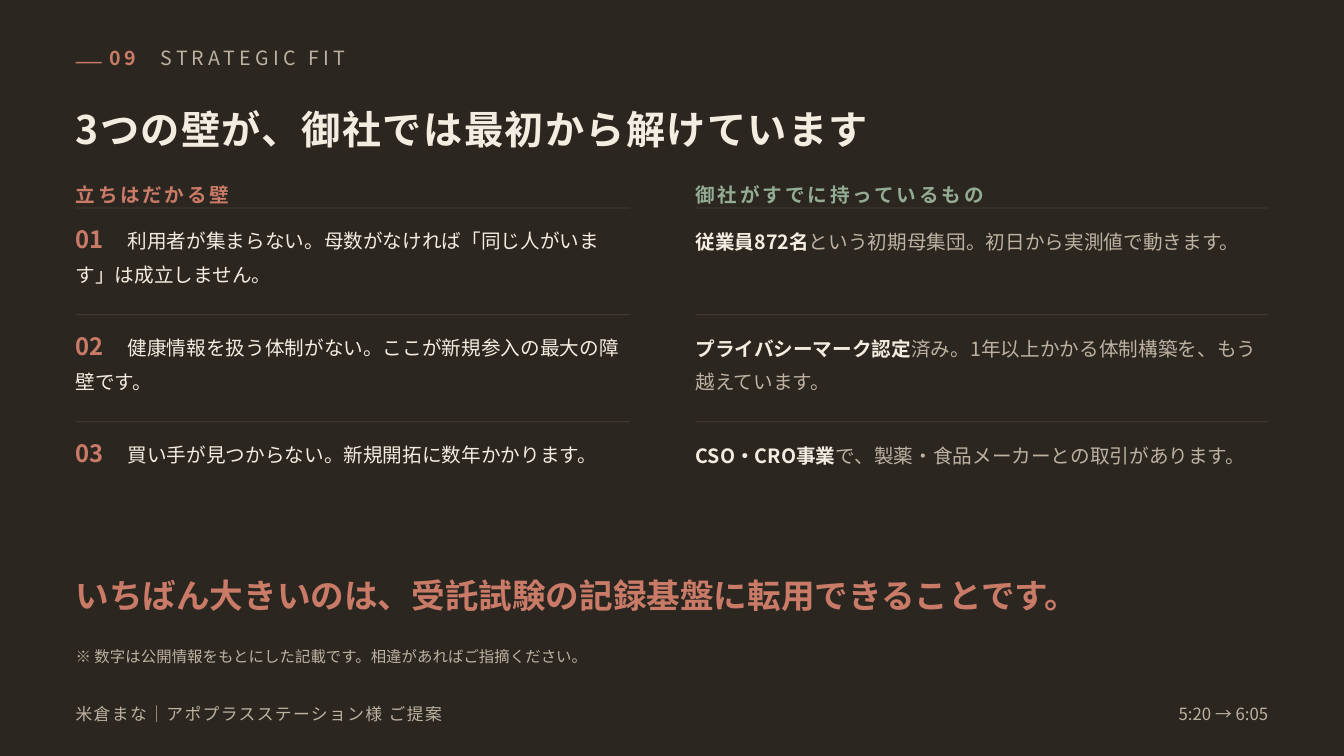
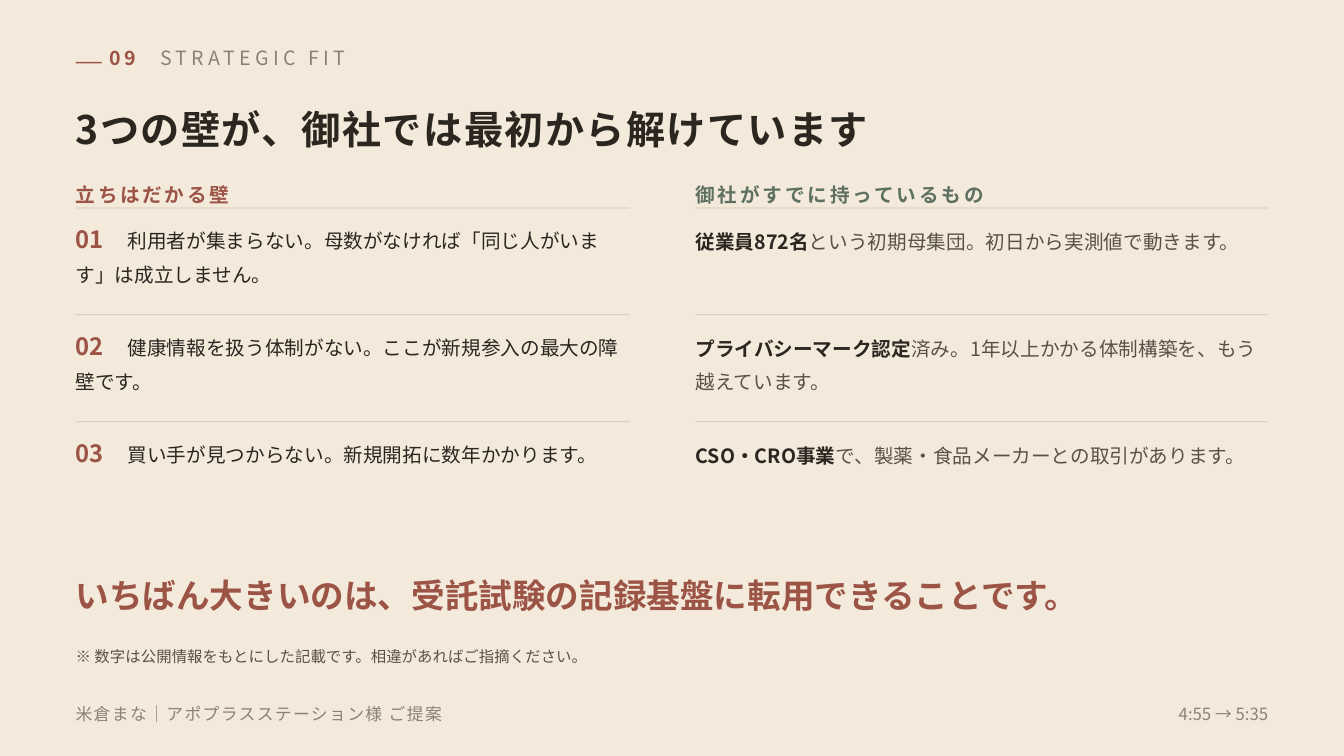
Before and after one commit to mananyon/manayonekura, a slide deck: slide 10 of proposals/米倉まな_アポプラスステーション様ご提案_導入.pptx. Drawn at 1344x756 pixels with LibreOffice and Linux fonts; fonts in the diff are those of the drawing. Boxes give left, top, right and bottom in pixels: in the first picture for what was removed or moved away, otherwise in the second. Text is boxed around its words. In the diff, an @@ line names an element or a change of style, - is before the commit and + after.

```diff
--- a/proposals/米倉まな_アポプラスステーション様ご提案_導入.pptx
+++ b/proposals/米倉まな_アポプラスステーション様ご提案_導入.pptx
@@ background #2B2620 to #F3EADB @@
@@ text "09 STRATEGIC FIT" at (110,40,917,75): text colour #C97B68 to #9C5446 in "09"; text colour #BDB2A2 to #8B8175 in "STRATEGIC FIT" @@
@@ text "3つの壁が、御社では最初から解けています" at (76,110,868,148): text colour #F3ECE0 to #2B2620 @@
@@ rectangle at (76,62,102,63): fill #C97B68 to #9C5446 @@
@@ text "立ちはだかる壁" at (76,185,230,203): text colour #C97B68 to #9C5446 @@
@@ text "御社がすでに持っているもの" at (696,185,984,204): text colour #93AC93 to #5E7060 @@
@@ text "01 利用者が集まらない。母数がなければ「同じ人がいます」は成立しません。" at (76,230,599,284): text colour #C97B68 to #9C5446 in "01"; text colour #F3ECE0 to #2B2620 @@
@@ text "従業員872名という初期母集団。初日から実測値で動きます。" at (696,232,1240,251): text colour #F3ECE0 to #2B2620, text colour #BDB2A2 to #5A5249 in "従業員872名という初期母集団。初日から実測値で動きます。" @@
@@ text "02 健康情報を扱う体制がない。ここが新規参入の最大の障壁です。" at (76,337,619,390): text colour #C97B68 to #9C5446 in "02"; text colour #F3ECE0 to #2B2620 @@
@@ text "プライバシーマーク認定済み。1年以上かかる体制構築を、もう越えています。" at (696,339,1256,390): text colour #F3ECE0 to #2B2620, text colour #BDB2A2 to #5A5249 in "プライバシーマーク認定済み。1年以上かかる体制構築を、もう越えています。" @@
@@ text "03 買い手が見つからない。新規開拓に数年かかります。" at (76,444,598,464): text colour #C97B68 to #9C5446 in "03"; text colour #F3ECE0 to #2B2620 @@
@@ text "CSO・CRO事業で、製薬・食品メーカーとの取引があります。" at (696,446,1246,465): text colour #F3ECE0 to #2B2620, text colour #BDB2A2 to #5A5249 in "CSO・CRO事業で、製薬・食品メーカーとの取引があります。" @@
@@ fill #4A423A to #D2C4AE in 6 elements at (76,208,630,209), (696,208,1268,209), (76,315,630,316), (696,315,1268,316), (76,421,630,422), (696,421,1268,422) @@
@@ text "いちばん大きいのは、受託試験の記録基盤に転用できることです。" at (76,579,1079,611): text colour #C97B68 to #9C5446 @@
@@ text "※ 数字は公開情報をもとにした記載です。相違があればご指摘ください。" at (94,649,587,663): text colour #BDB2A2 to #5A5249 @@
@@ text "米倉まな｜アポプラスステーション様 ご提案" at (76,705,442,722): text colour #BDB2A2 to #8B8175 @@
@@ text at (1179,707,1269,720): text changed; text colour #BDB2A2 to #8B8175 @@
-5:20 → 6:05
+4:55 → 5:35
```
Also in this commit, not shown: 10 other slides changed, 1 slide removed, 2 other files.
